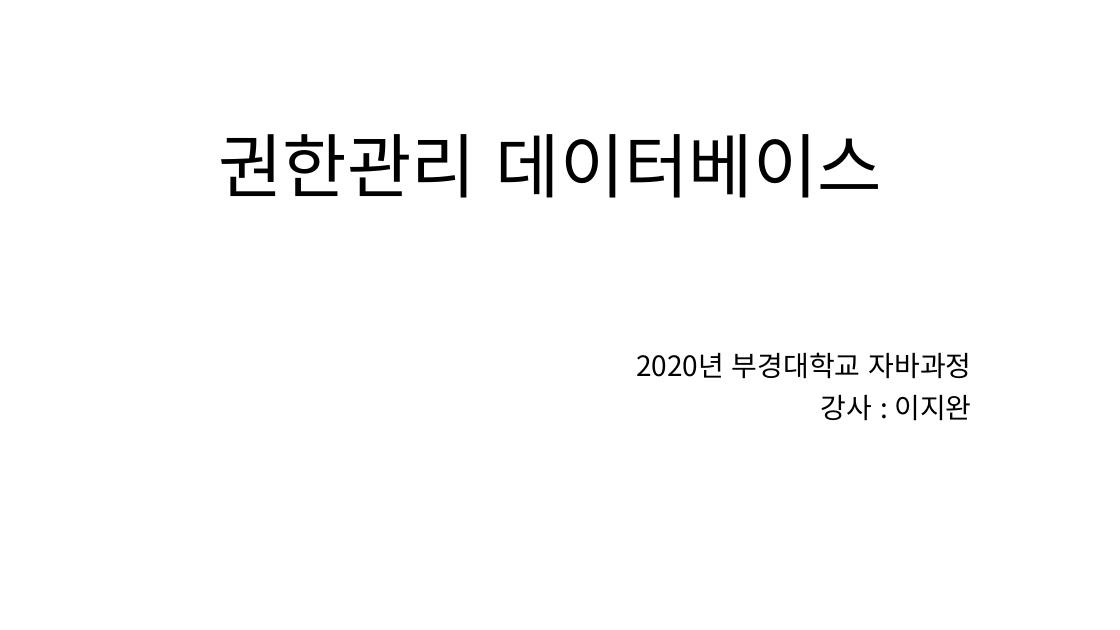
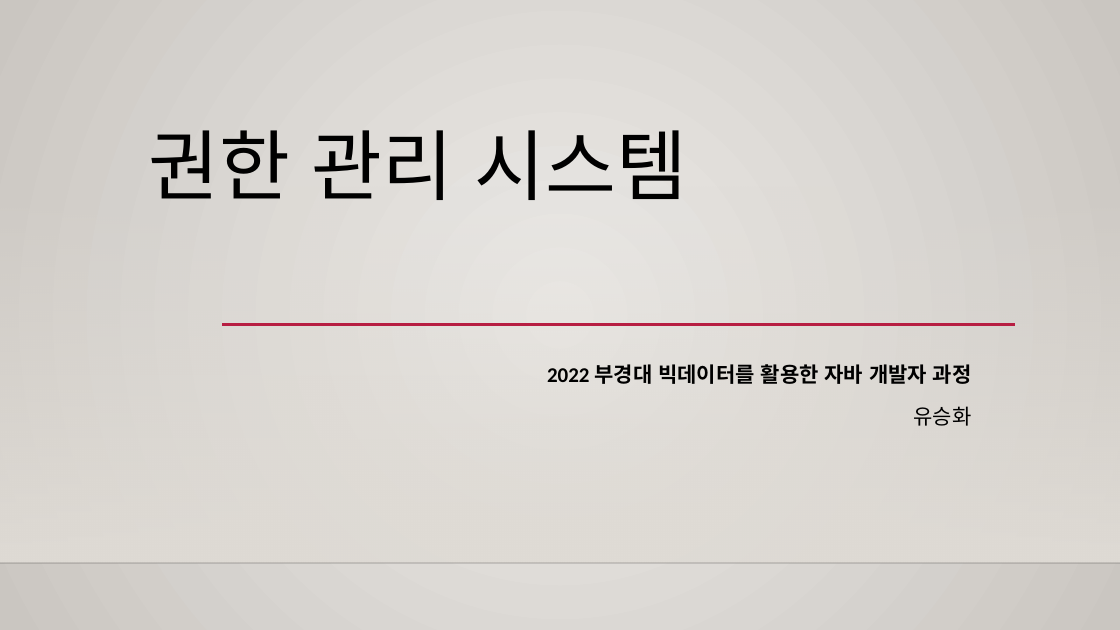
Before and after one commit to SniperDitto/save, a slide deck: slide 1 of 2022JAVA_YSH 1/자료 (1) (1)/권한관리 데이터베이스.pptx. Drawn at 1120x630 pixels with LibreOffice and Linux fonts; fonts in the diff are those of the drawing; background and template pictures are left out. Boxes give left, top, right and bottom in pixels: in the first picture for what was removed or moved away, otherwise in the second. Text is boxed around its words. In the diff, an @@ line names an element or a change of style, - is before the commit and + after.

```diff
--- a/2022JAVA_YSH 1/자료 (1) (1)/권한관리 데이터베이스.pptx
+++ b/2022JAVA_YSH 1/자료 (1) (1)/권한관리 데이터베이스.pptx
@@ background #FFFFFF to gradient #ECEAE7 to #CAC7C1 @@
@@ title at [148,130,687,200]: text changed; size 60 to 66 pt; font Noto Sans CJK KR to Calibri @@
-권한관리 데이터베이스
+권한 관리 시스템
@@ rectangle added at [0,186,1120,563], fill gradient #DFDBD5 @@
@@ line added from (222, 324) to (1016, 324), #B71E42 2.5 pt @@
@@ subtitle at [547,364,972,426]: text changed; size 24 to 18 pt; font Noto Sans CJK KR to Calibri; bold on @@
-2020년 부경대학교 자바과정
-강사 : 이지완
+2022 부경대 빅데이터를 활용한 자바 개발자 과정
+유승화
@@ line added from (0, 563) to (1120, 563), #000001 1 pt @@
```
Also in this commit, not shown: 12 other slides changed, 3 slides removed, 8 other files.
